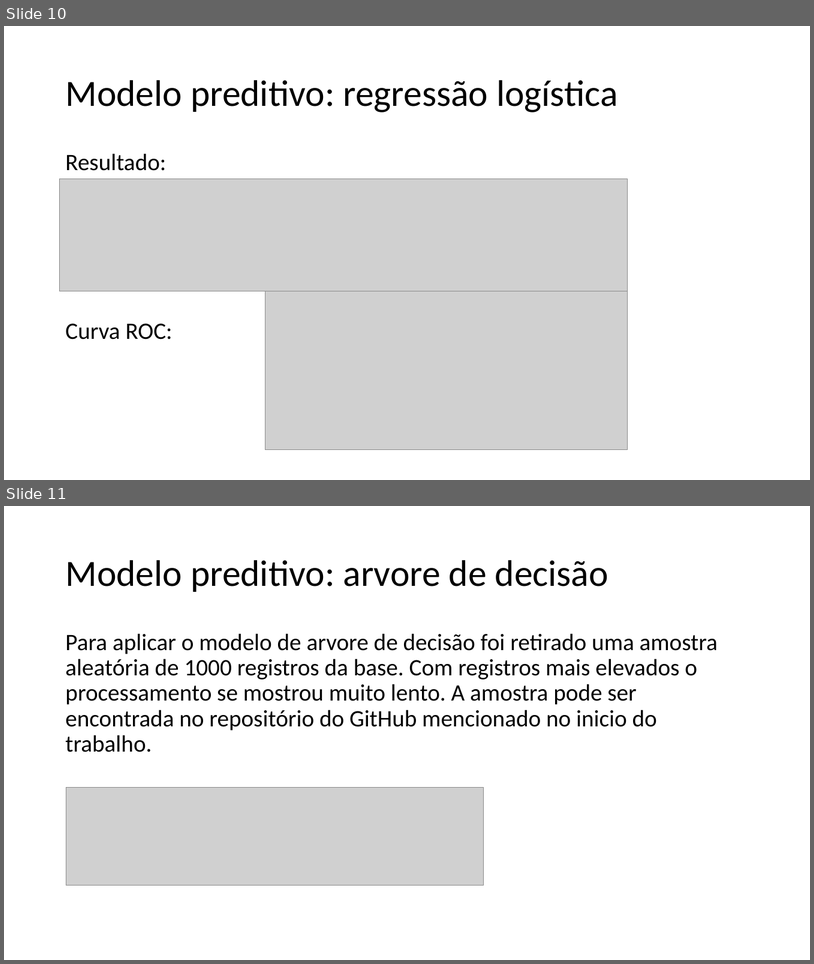
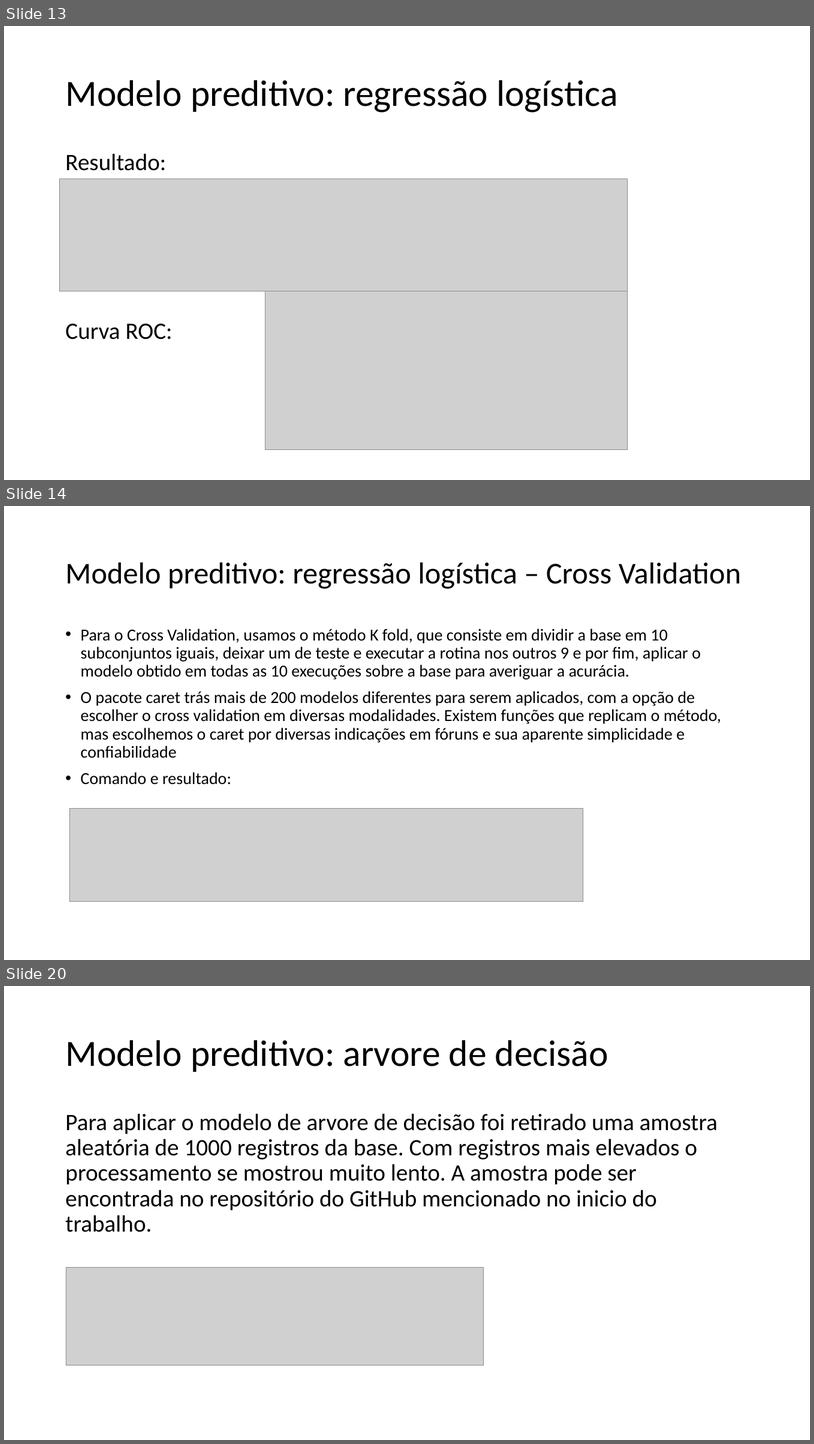
Before and after one commit to padovese/academic-projects, a slide deck: regressao/apresentacao.pptx. Shown one above the other, each under a label of ours: slides 10 and 11 before the commit, slides 13, 14 and 20 after it; the slides between them are not shown. The pictures are 814x964 and 814x1444 pixels, drawn with LibreOffice and Linux fonts; fonts in the diff are those of the drawing; grey boxes stand for pictures. Boxes give left, top, right and bottom in pixels: in the first picture for what was removed or moved away, otherwise in the second. Text is boxed around its words. In the diff, an @@ line names an element or a change of style, - is before the commit and + after.

Commit message:
updating ppt

```diff
--- a/regressao/apresentacao.pptx
+++ b/regressao/apresentacao.pptx
@@ slide 14 added at (4,506,810,960), background #FFFFFF @@
@@ title added at (65,562,741,589), 36 pt, text #000000 @@
+Modelo preditivo: regressão logística – Cross Validation
@@ text added at (81,628,722,784), 20 pt, text #000000 @@
+• Para o Cross Validation, usamos o método K fold, que consiste em dividir a base em 10 subconjuntos iguais, deixar um de teste e executar a rotina nos outros 9 e por fim, aplicar o modelo obtido em todas as 10 execuções sobre a base para averiguar a acurácia.
+• O pacote caret trás mais de 200 modelos diferentes para serem aplicados, com a opção de escolher o cross validation em diversas modalidades. Existem funções que replicam o método, mas escolhemos o caret por diversas indicações em fóruns e sua aparente simplicidade e confiabilidade
+• Comando e resultado:
@@ picture added at (70,808,584,901) @@
@@ what was slide 10 is now slide 13 @@
@@ what was slide 11 is now slide 20 @@
```
Also in this commit, not shown: 1 slide changed, 10 other slides added.
